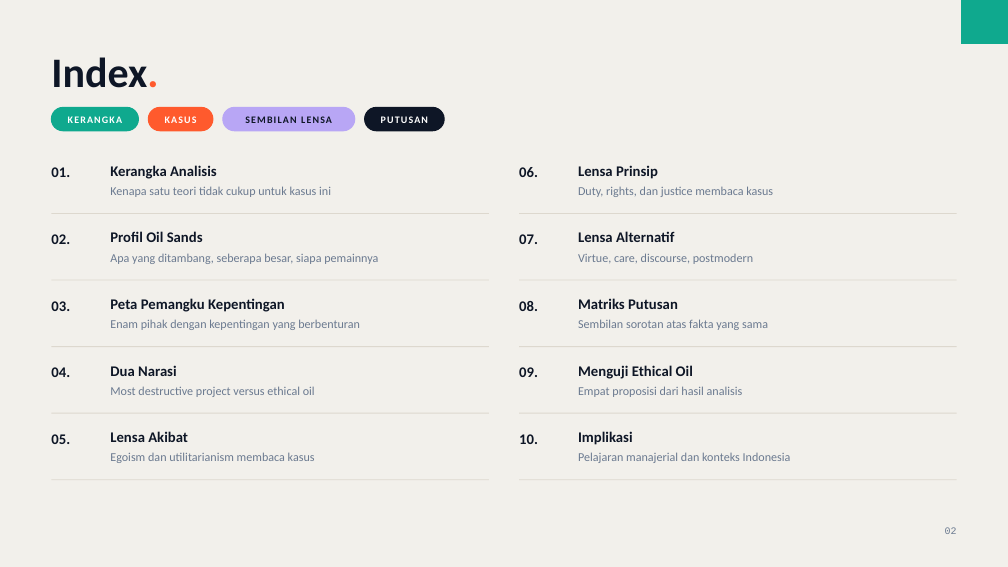
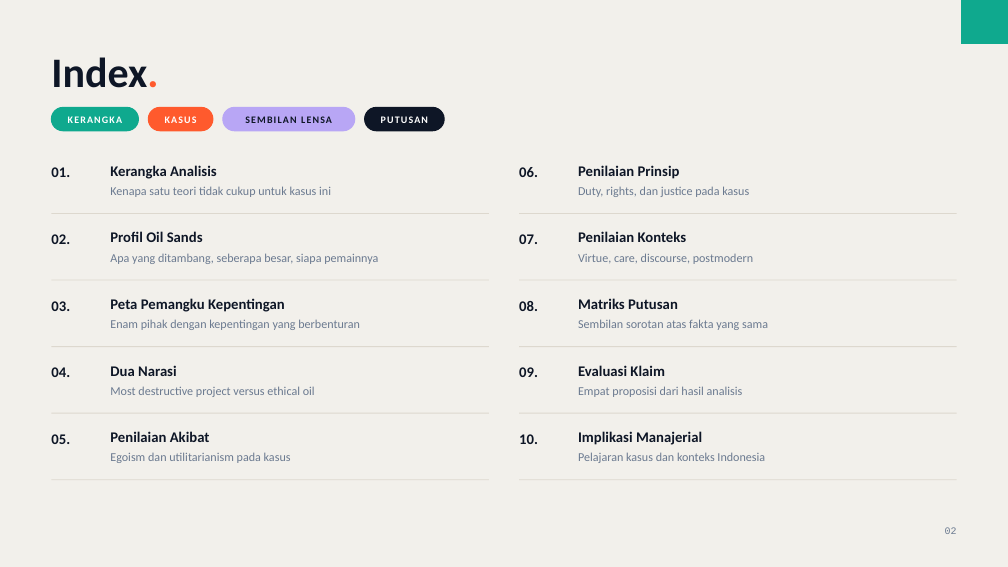
Before and after one commit to aslihabnuri/Dom-Manipulation, a slide deck: slide 2 of business-ethics/chapter-3/decks/Deck-2-Analisis-Kasus-Oil-Sands.pptx. Drawn at 1008x567 pixels with LibreOffice and Linux fonts; fonts in the diff are those of the drawing. Boxes give left, top, right and bottom in pixels: in the first picture for what was removed or moved away, otherwise in the second. Text is boxed around its words. In the diff, an @@ line names an element or a change of style, - is before the commit and + after.

```diff
--- a/business-ethics/chapter-3/decks/Deck-2-Analisis-Kasus-Oil-Sands.pptx
+++ b/business-ethics/chapter-3/decks/Deck-2-Analisis-Kasus-Oil-Sands.pptx
@@ text at (578,165,680,179): text changed @@
-Lensa Prinsip
+Penilaian Prinsip
@@ text at (578,186,749,197): text changed @@
-Duty, rights, dan justice membaca kasus
+Duty, rights, dan justice pada kasus
@@ text at (578,231,687,242): text changed @@
-Lensa Alternatif
+Penilaian Konteks
@@ text at (578,365,664,376): text changed @@
-Menguji Ethical Oil
+Evaluasi Klaim
@@ text at (110,431,210,442): text changed @@
-Lensa Akibat
+Penilaian Akibat
@@ text at (578,431,702,445): text changed @@
-Implikasi
+Implikasi Manajerial
@@ text at (110,452,291,463): text changed @@
-Egoism dan utilitarianism membaca kasus
+Egoism dan utilitarianism pada kasus
@@ text at (578,452,765,463): text changed @@
-Pelajaran manajerial dan konteks Indonesia
+Pelajaran kasus dan konteks Indonesia
```
Also in this commit, not shown: 11 other slides changed, 5 other files.
